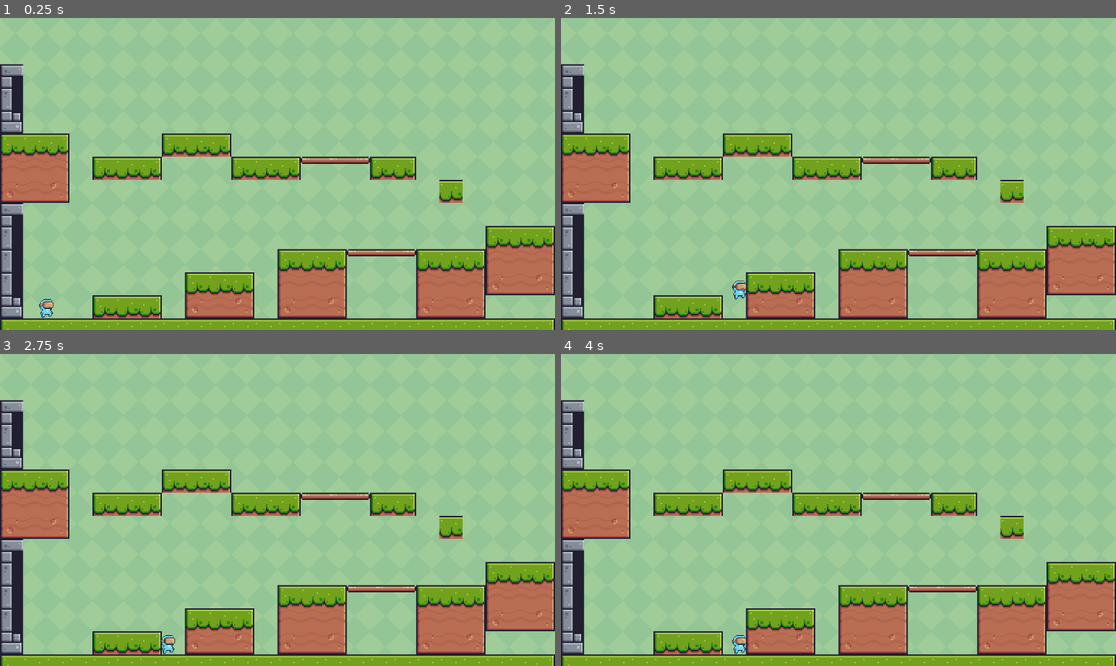
Above: before the commit, frames 1-4 (two rows, left to right).
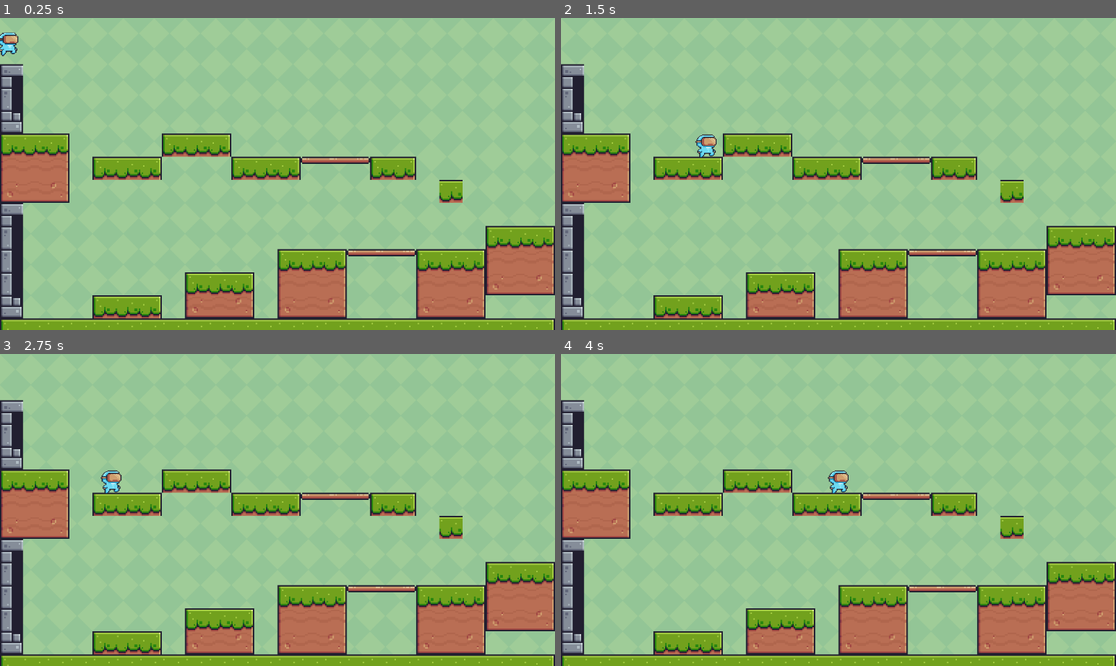
Above: after the commit, the same moments.

Repository: Sprite2d/49ers-r-trash
Game: Godot game, scene res://main.tscn
Two runs of this game, one before a commit and one after it. Both use one fixed random seed, a clock stepped at 60 frames per second and the inputs below.
Inputs:
- Up to frame 1 (0.25 s): no input
- Up to frame 2 (1.5 s): tap Enter (ui_accept) at 0.5, 0.77 s; hold Right (ui_right) from 0.53 s (still down)
- Up to frame 3 (2.75 s): tap Enter (ui_accept) at 1.52 s; release Right (ui_right) at 2.03 s; hold Left (ui_left) from 2.03 s (still down)
- Up to frame 4 (4 s): release Left (ui_left) at 2.78 s; hold Right (ui_right) from 2.78 s (still down); tap Enter (ui_accept) at 3.02, 3.77 s

The runs differ from the first frame. In frame 1, 0.3% of the frame differs, in the area x 0-10%, y 4-97%; in frame 2, 0.3%, in the area x 24-34%, y 37-91%; in frame 3, 0.3%; in frame 4, 0.3%.
Error before the commit: Invalid assignment of property or key 'fliph' with value of type 'bool' on a base object of type 'AnimatedSprite2D'. (res://main_character.gd:34)

Commit message:
our character
we have created our character without the animations we are trying to do and we will be continuing making levels math quetions and collectables

Diff:
--- a/main.tscn
+++ b/main.tscn
@@ -607,4 +607,3 @@
 layer_0/tile_data = PackedInt32Array(851968, 393216, 0, 851991, 524288, 0, 851969, 458752, 0, 851970, 458752, 0, 851971 …(3198 unchanged characters)…
 
 [node name="CharacterBody2D" parent="." instance=ExtResource("3_art2l")]
-position = Vector2(96, 600)
--- a/main_character.gd
+++ b/main_character.gd
@@ -7,14 +7,11 @@
 # Get the gravity from the project settings to be synced with RigidBody nodes.
 var gravity = ProjectSettings.get_setting("physics/2d/default_gravity")
 
-@onready var sprite_2d = $Sprite2D
 
 func _physics_process(delta):
-	#add the gravity
+	# Add the gravity.
 	if not is_on_floor():
 		velocity.y += gravity * delta
-
-
 
 	# Handle jump.
 	if Input.is_action_just_pressed("ui_accept") and is_on_floor():
@@ -29,6 +26,3 @@
 		velocity.x = move_toward(velocity.x, 0, SPEED)
 
 	move_and_slide()
-
-	var isLeft = velocity.x < 0
-	sprite_2d.fliph = isLeft
--- a/main_character.tscn
+++ b/main_character.tscn
@@ -1,210 +1,21 @@
-[gd_scene load_steps=31 format=3 uid="uid://bovasb0enyjdg"]
+[gd_scene load_steps=4 format=3 uid="uid://bitihlrx2i6l5"]
 
 [ext_resource type="Script" path="res://main_character.gd" id="1_kdjt1"]
 [ext_resource type="Texture2D" uid="uid://01y6wbudew3l" path="res://Jump (32x32).png" id="1_xg38j"]
-[ext_resource type="Texture2D" uid="uid://digxy22528jv5" path="res://Idle (32x32).png" id="2_m0h2c"]
-[ext_resource type="Texture2D" uid="uid://dso40qkrmh06k" path="res://Run (32x32).png" id="3_yfvhu"]
 
-[sub_resource type="AtlasTexture" id="AtlasTexture_tthyx"]
-atlas = ExtResource("2_m0h2c")
-region = Rect2(0, 0, 32, 32)
-
-[sub_resource type="AtlasTexture" id="AtlasTexture_pe5pw"]
-atlas = ExtResource("2_m0h2c")
-region = Rect2(32, 0, 32, 32)
-
-[sub_resource type="AtlasTexture" id="AtlasTexture_ht5el"]
-atlas = ExtResource("2_m0h2c")
-region = Rect2(64, 0, 32, 32)
-
-[sub_resource type="AtlasTexture" id="AtlasTexture_2gjss"]
-atlas = ExtResource("2_m0h2c")
-region = Rect2(96, 0, 32, 32)
-
-[sub_resource type="AtlasTexture" id="AtlasTexture_dgc31"]
-atlas = ExtResource("2_m0h2c")
-region = Rect2(128, 0, 32, 32)
-
-[sub_resource type="AtlasTexture" id="AtlasTexture_0d0mq"]
-atlas = ExtResource("2_m0h2c")
-region = Rect2(160, 0, 32, 32)
-
-[sub_resource type="AtlasTexture" id="AtlasTexture_3kf06"]
-atlas = ExtResource("2_m0h2c")
-region = Rect2(192, 0, 32, 32)
-
-[sub_resource type="AtlasTexture" id="AtlasTexture_uxwta"]
-atlas = ExtResource("2_m0h2c")
-region = Rect2(224, 0, 32, 32)
-
-[sub_resource type="AtlasTexture" id="AtlasTexture_ledhv"]
-atlas = ExtResource("2_m0h2c")
-region = Rect2(256, 0, 32, 32)
-
-[sub_resource type="AtlasTexture" id="AtlasTexture_suo50"]
-atlas = ExtResource("2_m0h2c")
-region = Rect2(288, 0, 32, 32)
-
-[sub_resource type="AtlasTexture" id="AtlasTexture_buwqv"]
-atlas = ExtResource("2_m0h2c")
-region = Rect2(320, 0, 32, 32)
-
-[sub_resource type="AtlasTexture" id="AtlasTexture_75n4n"]
-atlas = ExtResource("1_xg38j")
-region = Rect2(0, 0, 32, 32)
-
-[sub_resource type="AtlasTexture" id="AtlasTexture_xcnli"]
-atlas = ExtResource("3_yfvhu")
-region = Rect2(0, 0, 32, 32)
-
-[sub_resource type="AtlasTexture" id="AtlasTexture_uh2d8"]
-atlas = ExtResource("3_yfvhu")
-region = Rect2(32, 0, 32, 32)
-
-[sub_resource type="AtlasTexture" id="AtlasTexture_aguor"]
-atlas = ExtResource("3_yfvhu")
-region = Rect2(64, 0, 32, 32)
-
-[sub_resource type="AtlasTexture" id="AtlasTexture_n08kh"]
-atlas = ExtResource("3_yfvhu")
-region = Rect2(96, 0, 32, 32)
-
-[sub_resource type="AtlasTexture" id="AtlasTexture_gs21d"]
-atlas = ExtResource("3_yfvhu")
-region = Rect2(128, 0, 32, 32)
-
-[sub_resource type="AtlasTexture" id="AtlasTexture_fdugf"]
-atlas = ExtResource("3_yfvhu")
-region = Rect2(160, 0, 32, 32)
-
-[sub_resource type="AtlasTexture" id="AtlasTexture_bgwyt"]
-atlas = ExtResource("3_yfvhu")
-region = Rect2(192, 0, 32, 32)
-
-[sub_resource type="AtlasTexture" id="AtlasTexture_g18v0"]
-atlas = ExtResource("3_yfvhu")
-region = Rect2(224, 0, 32, 32)
-
-[sub_resource type="AtlasTexture" id="AtlasTexture_bjgt8"]
-atlas = ExtResource("3_yfvhu")
-region = Rect2(256, 0, 32, 32)
-
-[sub_resource type="AtlasTexture" id="AtlasTexture_c6f33"]
-atlas = ExtResource("3_yfvhu")
-region = Rect2(288, 0, 32, 32)
-
-[sub_resource type="AtlasTexture" id="AtlasTexture_n8ior"]
-atlas = ExtResource("3_yfvhu")
-region = Rect2(320, 0, 32, 32)
-
-[sub_resource type="AtlasTexture" id="AtlasTexture_d3qve"]
-atlas = ExtResource("3_yfvhu")
-region = Rect2(352, 0, 32, 32)
-
-[sub_resource type="SpriteFrames" id="SpriteFrames_akdri"]
-animations = [{
-"frames": [{
-"duration": 1.0,
-"texture": SubResource("AtlasTexture_tthyx")
-}, {
-"duration": 1.0,
-"texture": SubResource("AtlasTexture_pe5pw")
-}, {
-"duration": 1.0,
-"texture": SubResource("AtlasTexture_ht5el")
-}, {
-"duration": 1.0,
-"texture": SubResource("AtlasTexture_2gjss")
-}, {
-"duration": 1.0,
-"texture": SubResource("AtlasTexture_dgc31")
-}, {
-"duration": 1.0,
-"texture": SubResource("AtlasTexture_0d0mq")
-}, {
-"duration": 1.0,
-"texture": SubResource("AtlasTexture_3kf06")
-}, {
-"duration": 1.0,
-"texture": SubResource("AtlasTexture_uxwta")
-}, {
-"duration": 1.0,
-"texture": SubResource("AtlasTexture_ledhv")
-}, {
-"duration": 1.0,
-"texture": SubResource("AtlasTexture_suo50")
-}, {
-"duration": 1.0,
-"texture": SubResource("AtlasTexture_buwqv")
-}],
-"loop": true,
-"name": &"default",
-"speed": 15.0
-}, {
-"frames": [{
-"duration": 1.0,
-"texture": SubResource("AtlasTexture_75n4n")
-}],
-"loop": true,
-"name": &"jumping",
-"speed": 15.0
-}, {
-"frames": [{
-"duration": 1.0,
-"texture": SubResource("AtlasTexture_xcnli")
-}, {
-"duration": 1.0,
-"texture": SubResource("AtlasTexture_uh2d8")
-}, {
-"duration": 1.0,
-"texture": SubResource("AtlasTexture_aguor")
-}, {
-"duration": 1.0,
-"texture": SubResource("AtlasTexture_n08kh")
-}, {
-"duration": 1.0,
-"texture": SubResource("AtlasTexture_gs21d")
-}, {
-"duration": 1.0,
-"texture": SubResource("AtlasTexture_fdugf")
-}, {
-"duration": 1.0,
-"texture": SubResource("AtlasTexture_bgwyt")
-}, {
-"duration": 1.0,
-"texture": SubResource("AtlasTexture_g18v0")
-}, {
-"duration": 1.0,
-"texture": SubResource("AtlasTexture_bjgt8")
-}, {
-"duration": 1.0,
-"texture": SubResource("AtlasTexture_c6f33")
-}, {
-"duration": 1.0,
-"texture": SubResource("AtlasTexture_n8ior")
-}, {
-"duration": 1.0,
-"texture": SubResource("AtlasTexture_d3qve")
-}],
-"loop": true,
-"name": &"running",
-"speed": 15.0
-}]
-
-[sub_resource type="CapsuleShape2D" id="CapsuleShape2D_h2d3m"]
-radius = 13.0
-height = 44.0
+[sub_resource type="CapsuleShape2D" id="CapsuleShape2D_61x33"]
+radius = 17.0
+height = 46.0
 
 [node name="CharacterBody2D" type="CharacterBody2D"]
 script = ExtResource("1_kdjt1")
 
-[node name="Sprite2D" type="AnimatedSprite2D" parent="."]
+[node name="Sprite2D" type="Sprite2D" parent="."]
 texture_filter = 1
-position = Vector2(-4.76837e-07, -4.76837e-07)
-scale = Vector2(1.375, 1.375)
-sprite_frames = SubResource("SpriteFrames_akdri")
-animation = &"jumping"
+position = Vector2(9.53674e-07, 9.53674e-07)
+scale = Vector2(1.96875, 1.75)
+texture = ExtResource("1_xg38j")
 
 [node name="CollisionShape2D" type="CollisionShape2D" parent="."]
-position = Vector2(1, 1)
-shape = SubResource("CapsuleShape2D_h2d3m")
+position = Vector2(1, 2)
+shape = SubResource("CapsuleShape2D_61x33")
Not shown: 1 places in main.tscn that only renumber resources
